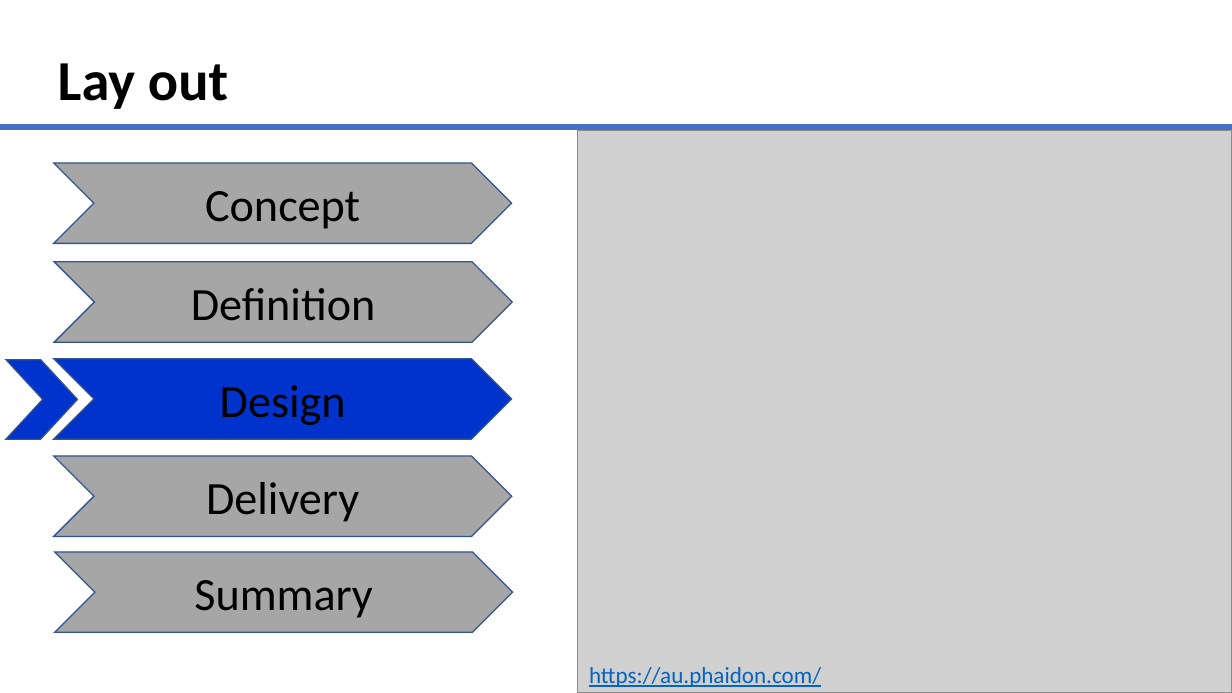
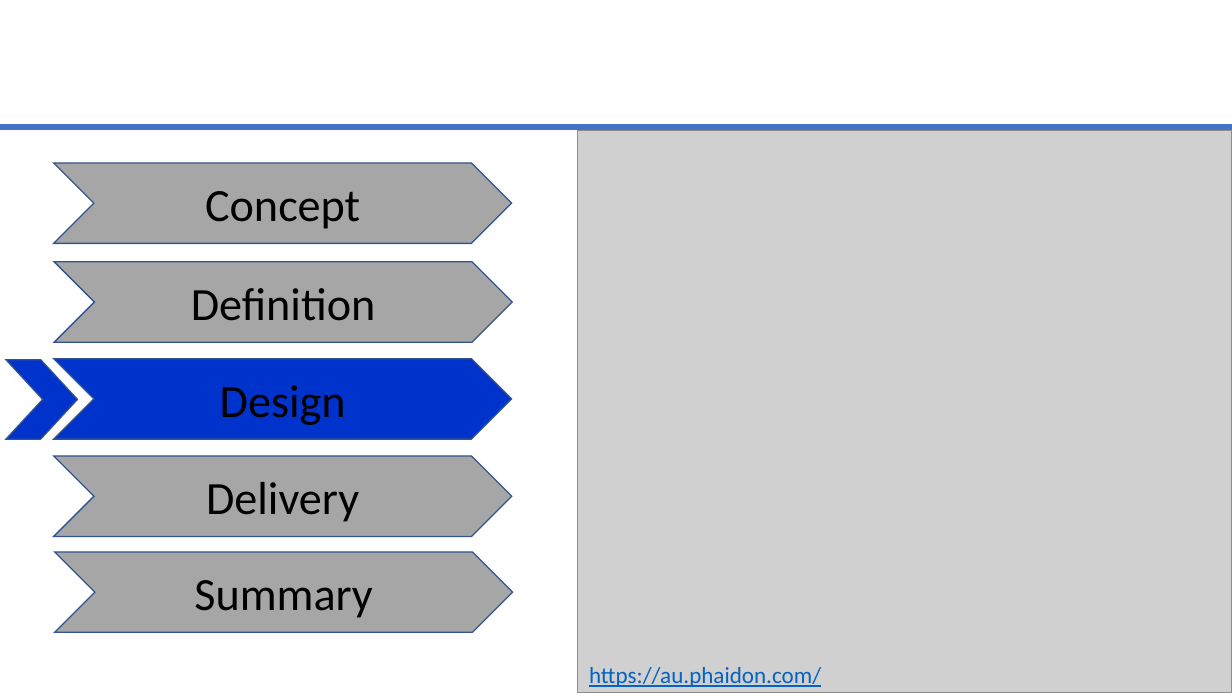
Before and after one commit to Narimansaeed/Repos, a slide deck: slide 7 of Projects/miniproject_1/Mini-Project1.pptx. Drawn at 1232x693 pixels with LibreOffice and Linux fonts; fonts in the diff are those of the drawing; grey boxes stand for pictures; background and template pictures are left out. Boxes give left, top, right and bottom in pixels: in the first picture for what was removed or moved away, otherwise in the second. Text is boxed around its words. In the diff, an @@ line names an element or a change of style, - is before the commit and + after.

```diff
--- a/Projects/miniproject_1/Mini-Project1.pptx
+++ b/Projects/miniproject_1/Mini-Project1.pptx
@@ text removed at (x1=58, y1=63, x2=228, y2=109) @@
-Lay out
```
Also in this commit, not shown: 4 other slides changed.
